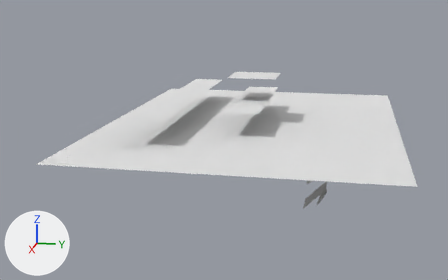
Before and after pictures for a commit that changed the Blender file Game/HUD.blend.
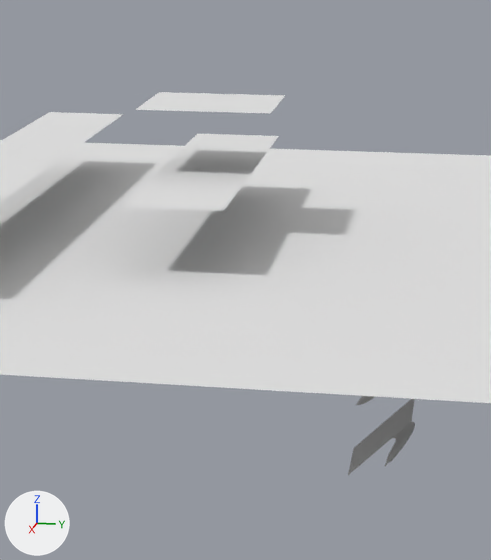
Each version appears first whole from a camera (50 mm lens) standing at (25.97, 3.87, 3.61) and looking at (0.51, -1.22, -2.75), and next in a close-up on the part from 40% to 79% of the width and 14% to 85% of the height. The axes (+X, +Y, +Z) are drawn at lower left. The lights are the same throughout.

Objects in the first close-up: 'DialogueBoxFrame', 'HealthGauge', 'LoadingScreen', 'LoadingShell', 'MessageBoxFrame', 'TimeGauge'.
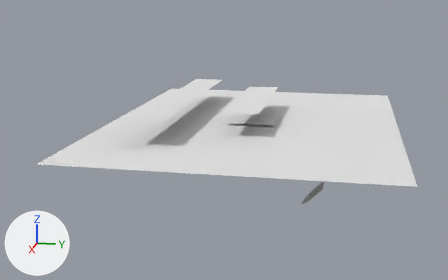
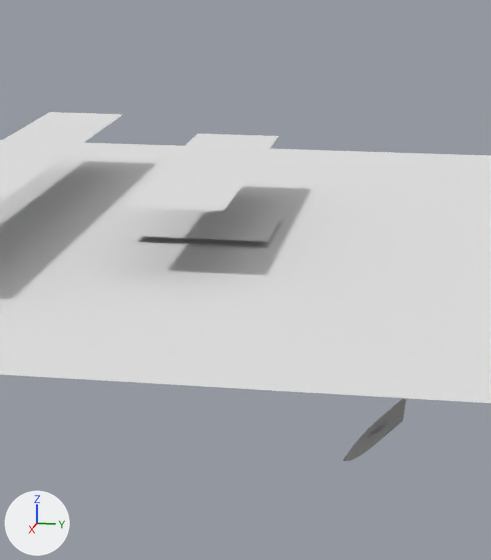
Location of each change, (x1, y1, x2, y2) in pixels of the close-ups (491 x 560 px):
'LoadingShell', moved
    before: (135, 92, 285, 114)
    after: (135, 210, 283, 242)
'HealthGauge', moved (not visible afterwards)
    before: (348, 399, 414, 475)
'TimeGauge', moved
    before: (356, 396, 374, 405)
    after: (343, 398, 406, 461)
'OxygenIndicator', moved (not visible afterwards)
    before: (385, 422, 414, 466)
'TimeIndicator', moved (not visible before)
    after: (364, 422, 382, 434)
'HealthIndicator', moved (not visible afterwards)
    before: (390, 422, 415, 462)

Patch to the scene script:
```diff
--- a/Game/HUD.blend.py
+++ b/Game/HUD.blend.py
@@ ob_timegauge @@
 ob_timegauge = bpy.data.objects.new('TimeGauge', me_pressuregauge)
-ob_timegauge.location = (4.1, 2.9, -3.0)
+ob_timegauge.location = (6.3, 2.9, -3.0)
 ob_timegauge.rotation_euler = (0.785, 0.0, 0.0)  # degrees (45, 0, 0)
@@ ob_healthgauge @@
 ob_healthgauge = bpy.data.objects.new('HealthGauge', me_plane_005)
-ob_healthgauge.location = (6.3, 3.0, -3.0)
+ob_healthgauge.location = (-6.2, 3.0, -3.0)
 ob_healthgauge.rotation_euler = (0.785, 0.0, 0.0)  # degrees (45, 0, 0)
@@ ob_loadingshell @@
 ob_loadingshell.matrix_parent_inverse = Matrix(((1.0, 0.0, 0.0, 0.0), (0.0, 1.0, 0.0, 0.0), (0.0, 0.0, 1.0, 2.0), (0.0, 0.0, 0.0, 1.0)))
-ob_loadingshell.location = (0.0, 0.0, 0.0)
+ob_loadingshell.location = (0.0, 0.0, -1.9)
```
